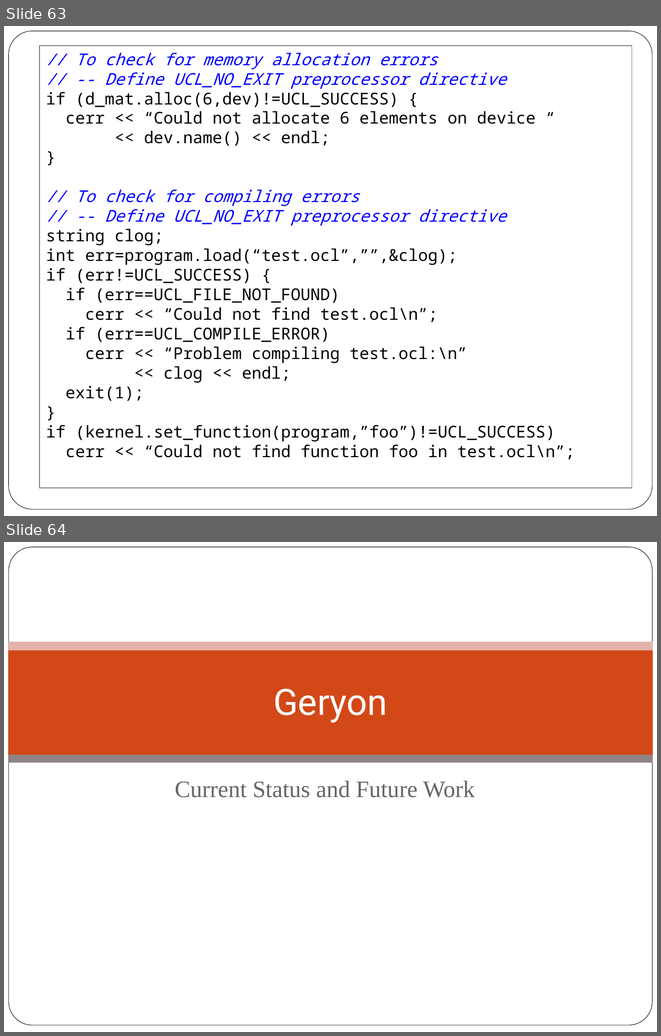
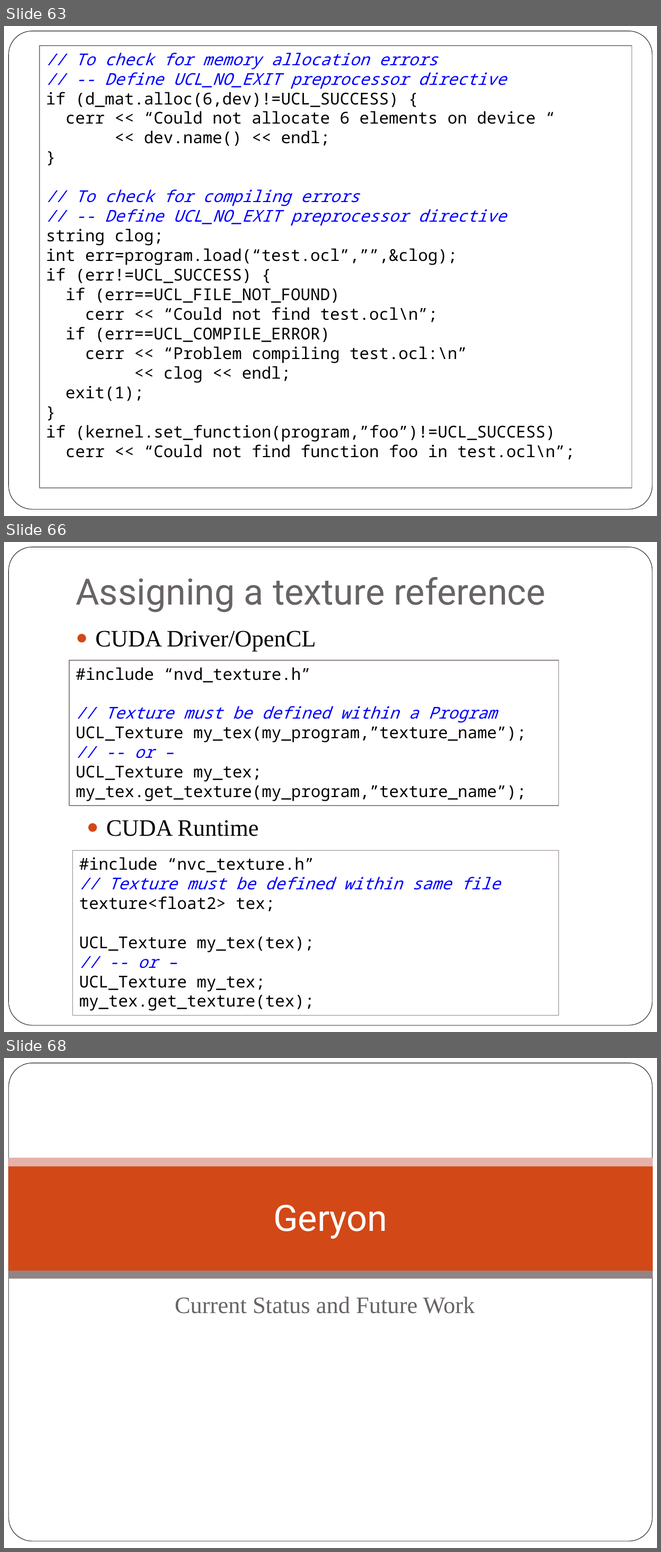
Before and after one commit to scicomp/geryon, a slide deck: geryon.pptx. Shown one above the other, each under a label of ours: slides 63 and 64 before the commit, slides 63, 66 and 68 after it; the slides between them are not shown. The pictures are 661x1036 and 661x1552 pixels, drawn with LibreOffice and Linux fonts; fonts in the diff are those of the drawing; background and template pictures are left out. Boxes give left, top, right and bottom in pixels: in the first picture for what was removed or moved away, otherwise in the second. Text is boxed around its words. In the diff, an @@ line names an element or a change of style, - is before the commit and + after.

```diff
--- a/geryon.pptx
+++ b/geryon.pptx
@@ slide 66 added at box(4, 542, 657, 1032), background #FFFFFF; not listed: 1 template element that a slide beside it also shows @@
@@ title added at box(76, 577, 546, 612), 40 pt, text #696464 @@
+Assigning a texture reference
@@ text added at box(95, 631, 316, 651), 26 pt, text #000000 @@
+● CUDA Driver/OpenCL
@@ rectangle added at box(69, 660, 559, 805), fill #FFFFFF, outline #918485 1 pt, 18 pt, text #000000 @@
+#include “nvd_texture.h”
+// Texture must be defined within a Program
+UCL_Texture my_tex(my_program,”texture_name”);
+// -- or –
+UCL_Texture my_tex;
+my_tex.get_texture(my_program,”texture_name”);
@@ text added at box(106, 820, 258, 836), 26 pt, text #000000 @@
+● CUDA Runtime
@@ rectangle added at box(72, 850, 558, 1015), fill #FFFFFF, outline #918485 1 pt, 18 pt, text #000000 @@
+#include “nvc_texture.h”
+// Texture must be defined within same file
+texture<float2> tex;
+UCL_Texture my_tex(tex);
+// -- or –
+UCL_Texture my_tex;
+my_tex.get_texture(tex);
@@ what was slide 64 is now slide 68 @@
```
Also in this commit, not shown: 1 slide changed, 3 other slides added, 5 other files.
